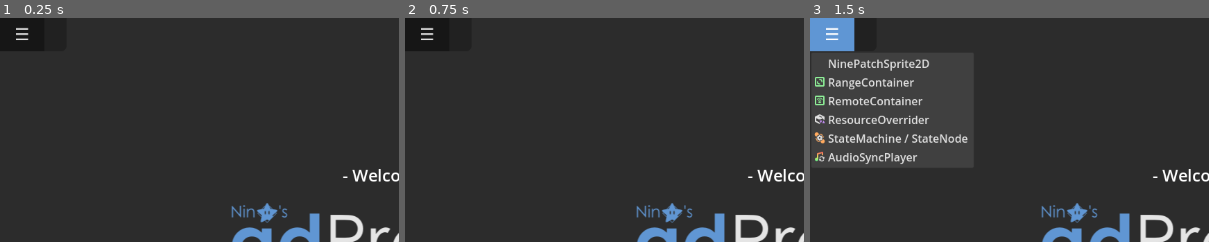
Above: before the commit, frames 1-3 (left to right).
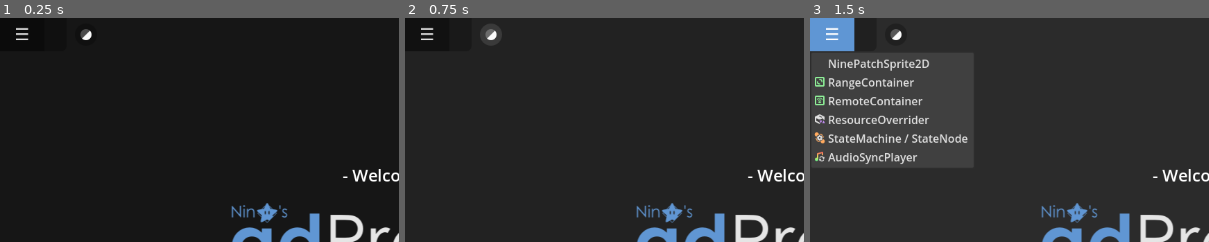
Above: after the commit, the same moments.

Repository: ninstar/gdProject
Game: Godot game, scene res://main/gallery.tscn
Same seed, same stepped clock (60 frames per second), same inputs: the game is played once before the commit and once after it.
Inputs (mouse positions are % of the whole screen's width and height, from its top left):
- Up to frame 1 (0.25 s): no input
- Up to frame 2 (0.75 s): click (11, 4) at 0.52 s
- Up to frame 3 (1.5 s): click "☰" at 1.25 s
The pictures show only the part of the screen within x 0-50%, y 0-50%; the shares and areas given below are measured in that part.

The runs differ from the first frame. In frame 1, 0.4% of the frame differs, in the area x 18-25%, y 2-13%; in frame 2, 0.1%; in frame 3, 0.1%.

Commit message:
Make viewport transparent by default + Toggle

Diff:
--- a/main/gallery.gd
+++ b/main/gallery.gd
@@ -4,12 +4,14 @@
 const DEMO := preload("demo.gd")
 
 
+@onready var background: ColorRect = $Background
 @onready var start: Control = $UI/Start
 @onready var menu: MenuButton = $UI/Header/Menu
 @onready var icon: TextureRect = $UI/Header/Demo/Box/Icon
 @onready var title: Label = $UI/Header/Demo/Box/Title
 
 var current_demo: Node
+var opacity_tween: Tween
 
 
 func _ready() -> void:
@@ -37,7 +39,7 @@
 		var scene: PackedScene = load("res://examples/%s/demo.tscn" % path)
 		current_demo = scene.instantiate()
 		add_child(current_demo)
-		move_child(current_demo, 0)
+		move_child(current_demo, 1)
 
 	icon.texture = popup.get_item_icon(index)
 	title.text = popup.get_item_text(index)
@@ -46,3 +48,11 @@
 	title.visible = not title.text.is_empty()
 
 	start.visible = current_demo == null
+
+
+func _on_opacity_pressed() -> void:
+	if opacity_tween:
+		opacity_tween.kill()
+
+	opacity_tween = create_tween().set_trans(Tween.TRANS_QUINT).set_ease(Tween.EASE_OUT)
+	opacity_tween.tween_property(background, ^"color:a", 0.5 if background.color.a > 0.75 else 1.0, 1.0)
--- a/main/gallery.tscn
+++ b/main/gallery.tscn
@@ -1,8 +1,9 @@
-[gd_scene load_steps=8 format=3 uid="uid://bpsif74mjwqj8"]
+[gd_scene load_steps=12 format=3 uid="uid://bpsif74mjwqj8"]
 
 [ext_resource type="Script" path="res://main/gallery.gd" id="1_hhu0m"]
 [ext_resource type="Texture2D" uid="uid://cd8fgy1l2gdbk" path="res://main/logo.svg" id="2_abw7f"]
 [ext_resource type="Texture2D" uid="uid://bhwdmdmllp1cn" path="res://main/icon.svg" id="3_3a24k"]
+[ext_resource type="Texture2D" uid="uid://cg67vmk8gpd63" path="res://main/opacity.svg" id="4_3smaf"]
 
 [sub_resource type="StyleBoxFlat" id="StyleBoxFlat_bm0e5"]
 bg_color = Color(0, 0, 0, 0.501961)
@@ -21,8 +22,49 @@
 bg_color = Color(0, 0, 0, 0.25098)
 corner_radius_bottom_right = 8
 
+[sub_resource type="StyleBoxFlat" id="StyleBoxFlat_ryuo6"]
+content_margin_left = 8.0
+content_margin_top = 8.0
+content_margin_right = 8.0
+content_margin_bottom = 8.0
+bg_color = Color(0, 0, 0, 0.25098)
+corner_radius_top_left = 64
+corner_radius_top_right = 64
+corner_radius_bottom_right = 64
+corner_radius_bottom_left = 64
+
+[sub_resource type="StyleBoxFlat" id="StyleBoxFlat_o4esv"]
+content_margin_left = 8.0
+content_margin_top = 8.0
+content_margin_right = 8.0
+content_margin_bottom = 8.0
+bg_color = Color(0.32, 0.32, 0.32, 0.501961)
+corner_radius_top_left = 64
+corner_radius_top_right = 64
+corner_radius_bottom_right = 64
+corner_radius_bottom_left = 64
+
+[sub_resource type="StyleBoxFlat" id="StyleBoxFlat_7x6t1"]
+content_margin_left = 8.0
+content_margin_top = 8.0
+content_margin_right = 8.0
+content_margin_bottom = 8.0
+bg_color = Color(0.3735, 0.586533, 0.83, 1)
+corner_radius_top_left = 64
+corner_radius_top_right = 64
+corner_radius_bottom_right = 64
+corner_radius_bottom_left = 64
+
 [node name="Main" type="Node"]
 script = ExtResource("1_hhu0m")
+
+[node name="Background" type="ColorRect" parent="."]
+anchors_preset = 15
+anchor_right = 1.0
+anchor_bottom = 1.0
+grow_horizontal = 2
+grow_vertical = 2
+color = Color(0.168627, 0.168627, 0.168627, 0.501961)
 
 [node name="UI" type="CanvasLayer" parent="."]
 layer = 128
@@ -108,3 +150,20 @@
 layout_mode = 2
 theme_override_font_sizes/font_size = 14
 text = "Demo"
+
+[node name="Padding" type="Control" parent="UI/Header"]
+custom_minimum_size = Vector2(12, 0)
+layout_mode = 2
+size_flags_horizontal = 0
+
+[node name="Transparency" type="Button" parent="UI/Header"]
+layout_mode = 2
+size_flags_vertical = 4
+tooltip_text = "Transparency"
+focus_mode = 0
+theme_override_styles/normal = SubResource("StyleBoxFlat_ryuo6")
+theme_override_styles/hover = SubResource("StyleBoxFlat_o4esv")
+theme_override_styles/pressed = SubResource("StyleBoxFlat_7x6t1")
+icon = ExtResource("4_3smaf")
+
+[connection signal="pressed" from="UI/Header/Transparency" to="." method="_on_opacity_pressed"]
--- /dev/null
+++ b/main/opacity.svg
@@ -0,0 +1,2 @@
+<?xml version="1.0" encoding="UTF-8"?>
+<svg width="16" height="16" version="1.1" viewBox="0 0 16 16" xml:space="preserve" xmlns="http://www.w3.org/2000/svg"><title>© 2024 NinStar</title><path d="m13.657 2.3431a8 8 0 0 1 2.0706 7.7274 8 8 0 0 1-5.6569 5.6569 8 8 0 0 1-7.7274-2.0706l5.6569-5.6569z" fill="#fff" fill-opacity=".97553" style="paint-order:markers stroke fill"/><ellipse cx="8" cy="8" rx="7.1111" ry="7.1111" fill="#fff" fill-opacity=".97553" opacity=".25" stroke="#fff" stroke-linejoin="round" stroke-width="1.7778" style="paint-order:markers stroke fill"/></svg>
--- a/project.godot
+++ b/project.godot
@@ -17,6 +17,11 @@
 boot_splash/bg_color=Color(0.141176, 0.141176, 0.141176, 1)
 config/icon="res://main/icon.svg"
 
+[display]
+
+window/size/transparent=true
+window/per_pixel_transparency/allowed=true
+
 [editor_plugins]
 
 enabled=PackedStringArray("res://addons/audio_sync_player_nodes/plugin.cfg", "res://addons/nine_patch_sprite_2d/plugin. …(185 unchanged characters)…
@@ -34,3 +39,4 @@
 renderer/rendering_method="gl_compatibility"
 renderer/rendering_method.mobile="gl_compatibility"
 environment/defaults/default_clear_color=Color(0.172549, 0.172549, 0.172549, 1)
+viewport/transparent_background=true
Not shown, added: main/opacity.svg.import
